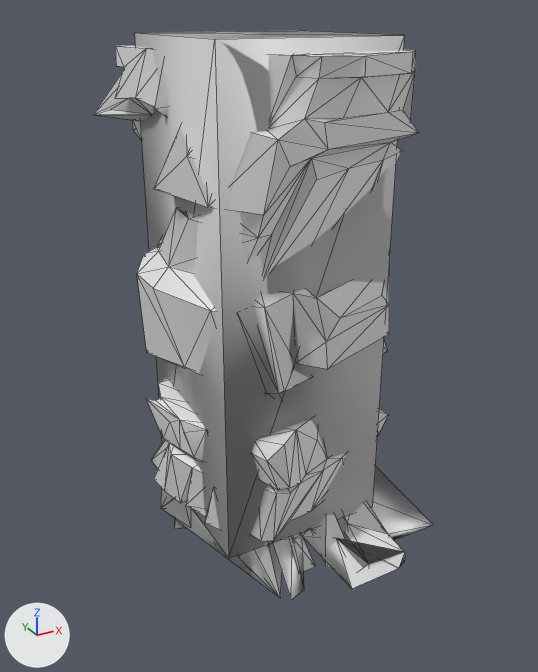
An edit to the OBJ model src/main/resources/assets/kn8/meshes/suit/mk1_reinforced/right_leg.obj, drawn before and after from the same camera.
Rendered twice from a 50 mm camera at (-0.554, -1.025, 0.802) aimed at (0.013, 0.005, 0.287). Arrows for +X, +Y and +Z are at lower left; the lights stay in place. The older version comes first. Mesh edges are drawn as thin lines. Where no turn or scale is listed for an object, it has been applied to the vertices. Vertices at exactly the same position are counted once.

The first picture shows 'right_leg'.
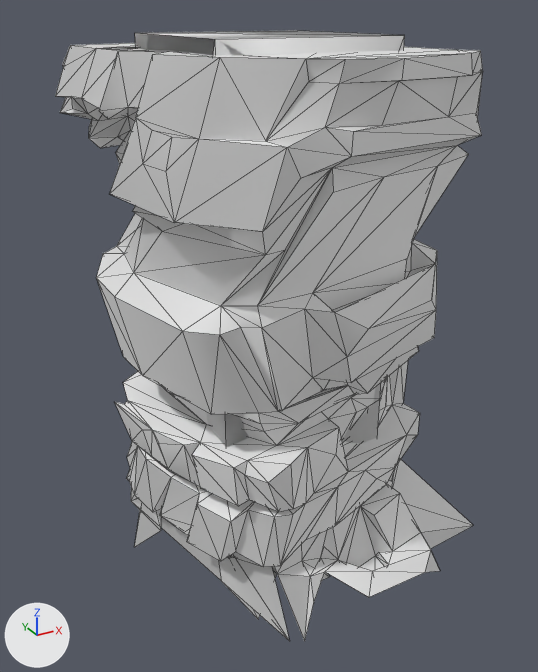
Pixel boxes (x1, y1, x2, y2) of what changed, in the pictures (538 x 672 px; the box of a moved part takes in the faces that stretch with it):
'right_leg', reshaped (26% wider, 7% taller): before (94, 30, 433, 600); after (55, 30, 483, 641)
part 1 of me_right_leg, rebuilt (26% wider, 8% taller): before (94, 45, 433, 600); after (55, 43, 483, 641)
part 2 of me_right_leg, moved or reshaped: before (135, 33, 215, 442); after (135, 33, 215, 55)

The change in detail:
me_right_leg is used by ob_right_leg; location (0.0, 0.0, 0.0).
Verts and faces of me_right_leg; kept vertices keep their numbers, new ones are numbered from 494.
Before the commit, vertices of me_right_leg: 486 (-0.144, 0.144, -0.019), 487 (-0.144, 0.144, 0.769) at pixel (134, 32), 488 (-0.144, -0.144, 0.769) at pixel (214, 39).
me_right_leg had 494 vertices, 981 faces and spanned x -0.199..0.237, y -0.278..0.294, z -0.158..0.769.
me_right_leg now has 492 vertices, 949 faces and spans x -0.261..0.299, y -0.307..0.329, z -0.158..0.769.
me_right_leg part 1: the loose piece of 486 vertices spanning x -0.199..0.237, y -0.278..0.294, z -0.158..0.75 is rebuilt with 484 vertices and now spans x -0.261..0.299, y -0.307..0.329, z -0.158..0.75.
Part 2, on me_right_leg:
Faces deleted: (486, 487, 488).
New faces: (486, 488, 487).
